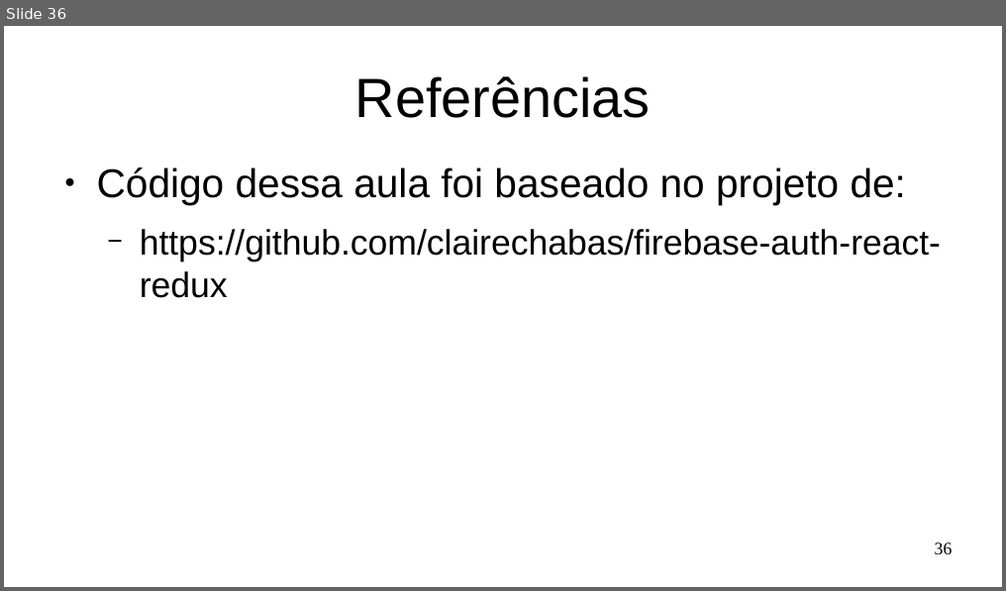
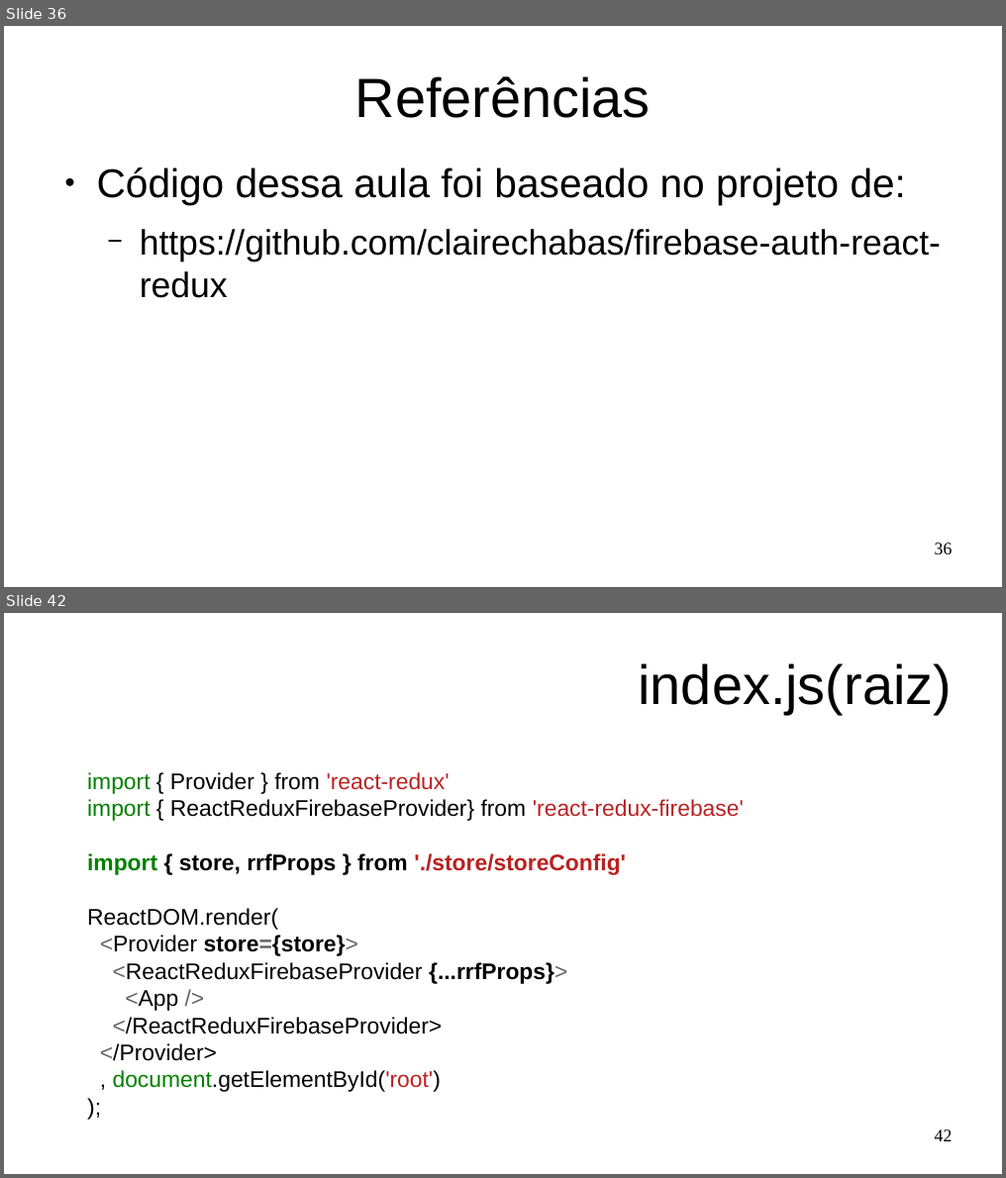
Before and after one commit to Marques-Dev/WEB_2020-1, a slide deck: SLIDES/aula09-redux-firebase-auth.odp. Shown one above the other, each under a label of ours: slide 36 before the commit, slides 36 and 42 after it; the slides between them are not shown. The pictures are 1006x591 and 1006x1178 pixels, drawn with LibreOffice and Linux fonts; fonts in the diff are those of the drawing. Boxes give left, top, right and bottom in pixels: in the first picture for what was removed or moved away, otherwise in the second. Text is boxed around its words. In the diff, an @@ line names an element or a change of style, - is before the commit and + after.

```diff
--- a/SLIDES/aula09-redux-firebase-auth.odp
+++ b/SLIDES/aula09-redux-firebase-auth.odp
@@ slide 42 added at bbox=[4, 613, 1002, 1174], background #FFFFFF @@
@@ title added at bbox=[639, 663, 952, 714], 44 pt, text #000000 @@
+index.js(raiz)
@@ text added at bbox=[87, 772, 744, 1092], 18 pt, text #000000 @@
+import { Provider } from 'react-redux'
+import { ReactReduxFirebaseProvider} from 'react-redux-firebase'
+import { store, rrfProps } from './store/storeConfig'
+ReactDOM.render(
+<Provider store={store}>
+<ReactReduxFirebaseProvider {...rrfProps}>
+<App />
+</ReactReduxFirebaseProvider>
+</Provider>
+, document.getElementById('root')
+);
@@ page number added at bbox=[935, 1130, 952, 1142], 14 pt, text #000000 @@
+42
```
Also in this commit, not shown: 13 other slides added, 1 other file.
